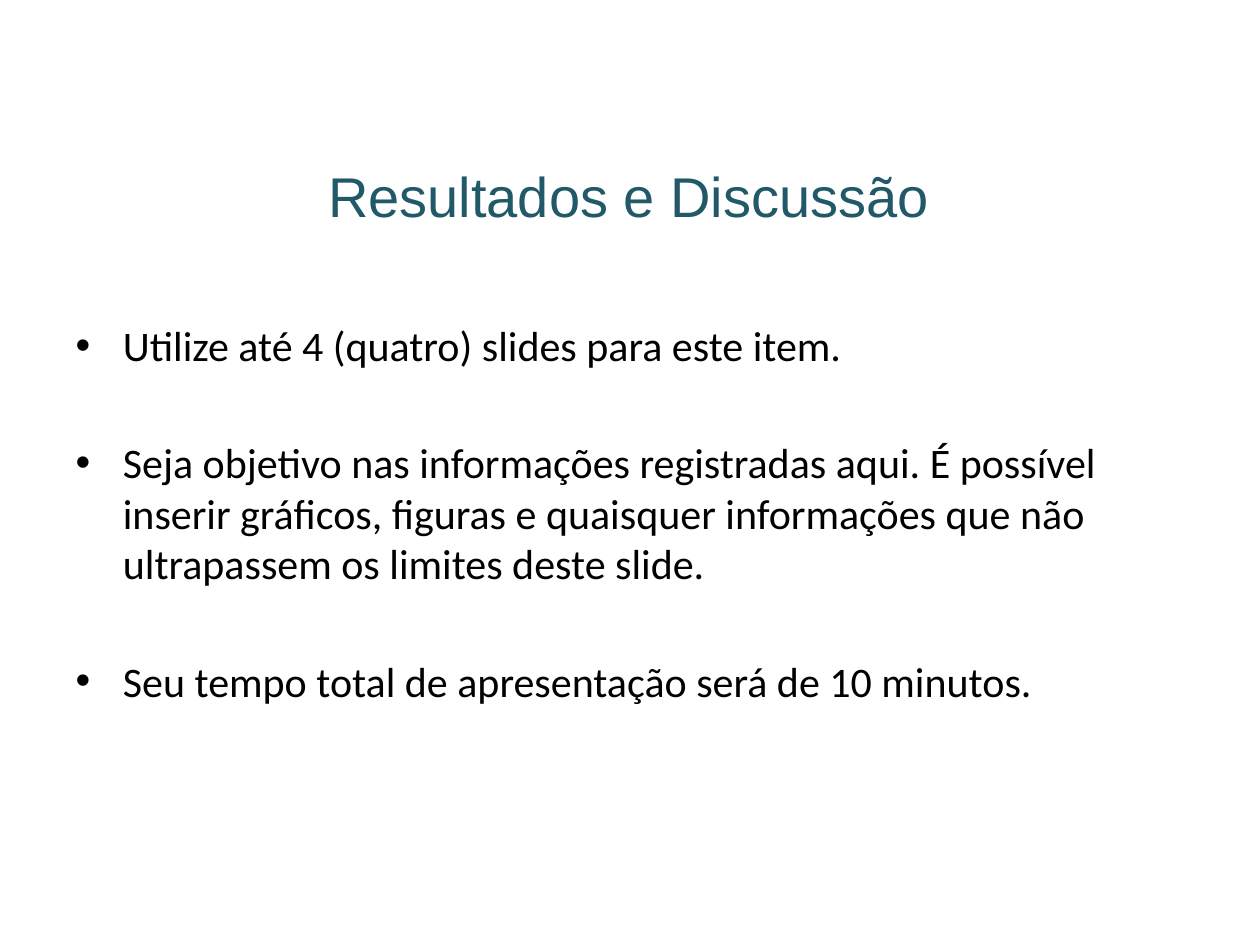
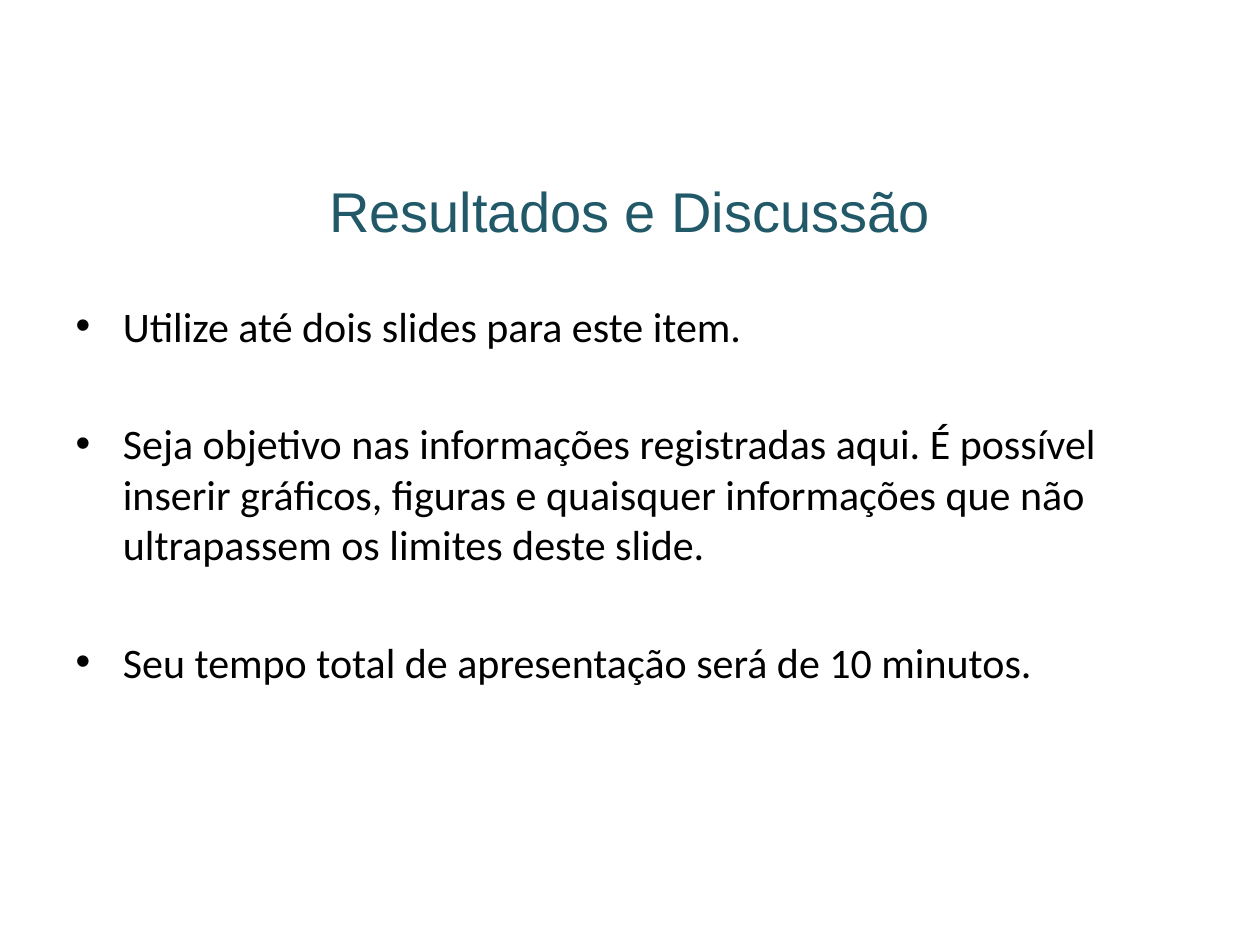
Before and after one commit to ccsa-ufrn/entbl-2021, a slide deck: slide 4 of src/assets/ng2/download/artigos/template_apresentacao_slides.pptx. Drawn at 1260x945 pixels with LibreOffice and Linux fonts; fonts in the diff are those of the drawing; background and template pictures are left out. Boxes give left, top, right and bottom in pixels: in the first picture for what was removed or moved away, otherwise in the second. Text is boxed around its words. In the diff, an @@ line names an element or a change of style, - is before the commit and + after.

```diff
--- a/src/assets/ng2/download/artigos/template_apresentacao_slides.pptx
+++ b/src/assets/ng2/download/artigos/template_apresentacao_slides.pptx
@@ title "Resultados e Discussão": place and size @@
-title "Resultados e Discussão" at box(328, 176, 928, 218)
+title "Resultados e Discussão" at box(329, 191, 929, 233)
@@ text "Utilize até dois slides para ...": place and size @@
-text "Utilize até dois slides para ..." at box(123, 330, 1096, 704)
+text "Utilize até dois slides para ..." at box(123, 312, 1096, 685)
@@ text at box(123, 312, 741, 349): text changed @@
-• Utilize até 4 (quatro) slides para este item.
+• Utilize até dois slides para este item.
```
Also in this commit, not shown: 5 other slides changed, 11 other files.
